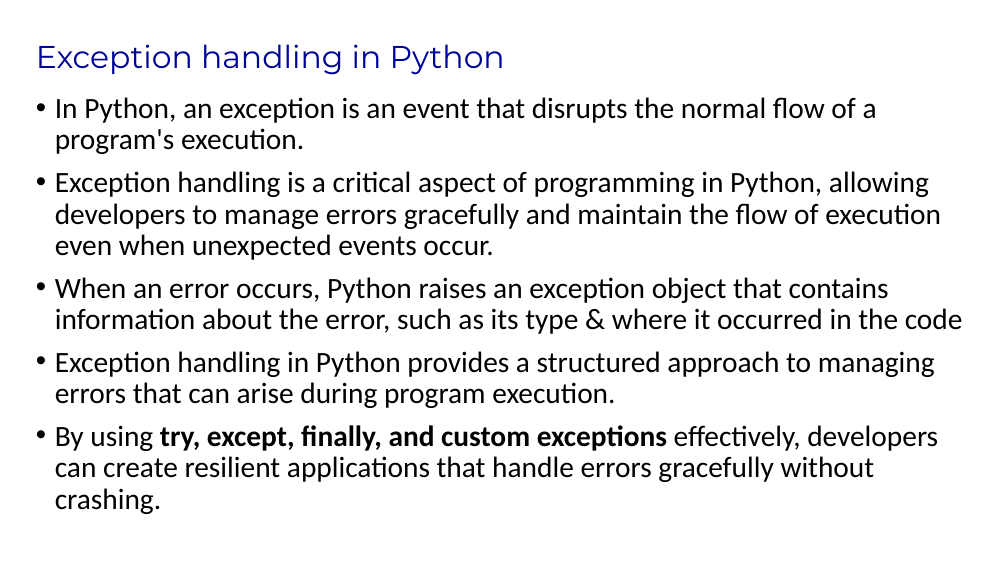
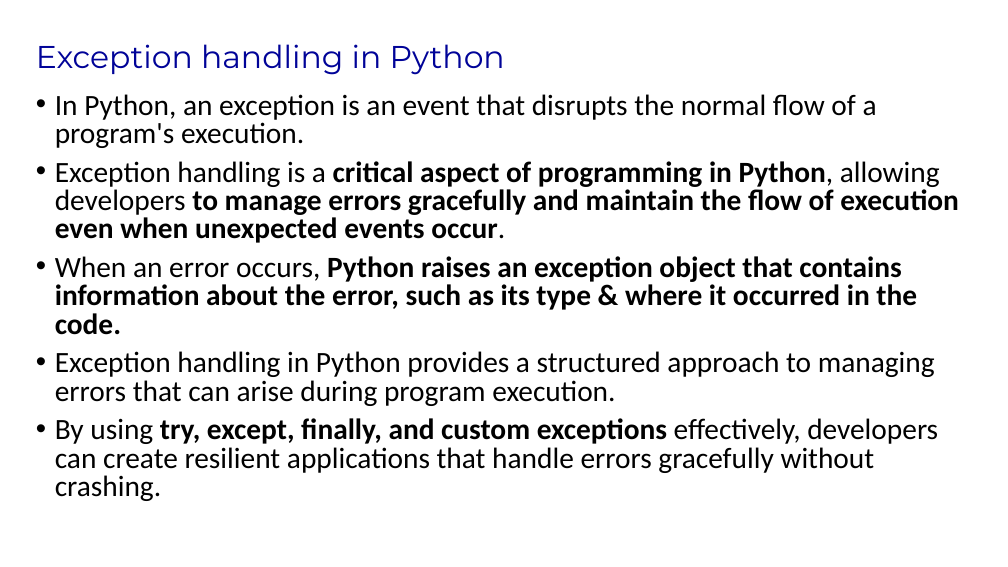
Before and after one commit to corptrainer/GenAI-60, a slide deck: slide 11 of Day5/GenAI Course-Day5.pptx. Drawn at 1008x567 pixels with LibreOffice and Linux fonts; fonts in the diff are those of the drawing; background and template pictures are left out. Boxes give left, top, right and bottom in pixels: in the first picture for what was removed or moved away, otherwise in the second. Text is boxed around its words. In the diff, an @@ line names an element or a change of style, - is before the commit and + after.

```diff
--- a/Day5/GenAI Course-Day5.pptx
+++ b/Day5/GenAI Course-Day5.pptx
@@ text at [55,94,959,501]: bold on in "critical aspect of programming in Python, to ..."; line spacing 0.9 to 0.8 @@
@@ text at [55,256,917,335]: text changed; bold on @@
-• When an error occurs, Python raises an exception object that contains information about the error, such as its type & where it occurred in the code
+• When an error occurs, Python raises an exception object that contains information about the error, such as its type & where it occurred in the code.
```
Also in this commit, not shown: 6 other slides changed, 2 slides added, 2 slides removed, 10 other files.
